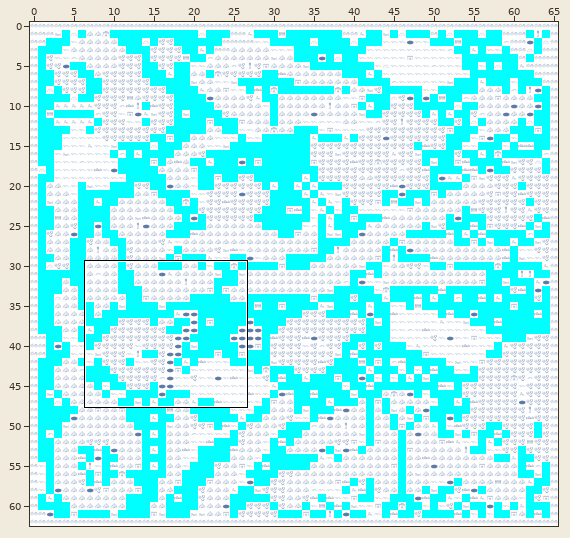
Level history. Tiled map: main/citadel/Resources/lom_map_test.tmx. Above: a wide view before the commit, with the close-up outlined.
Close-up. As it was:
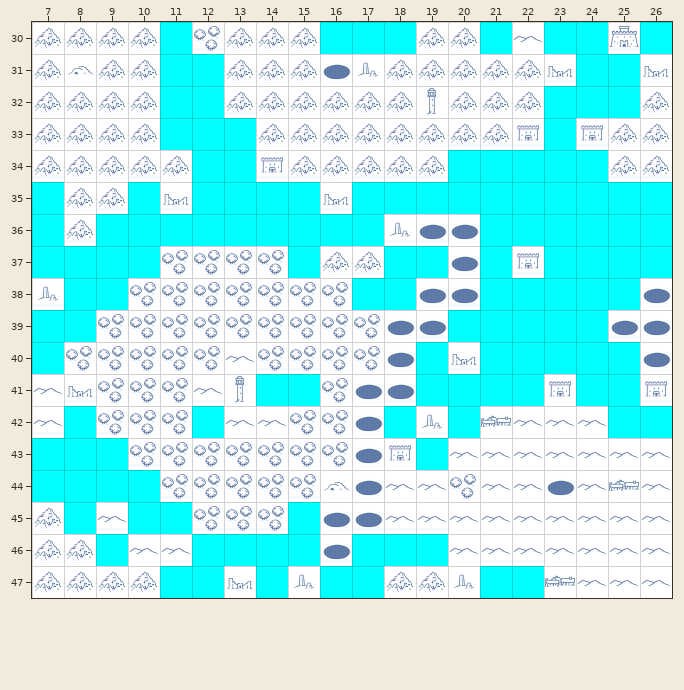
Cells are 64x64 px. Shown: x 7..26, y 30..47. The commit also changed other parts of the map, which this record leaves out.
Now the later version:
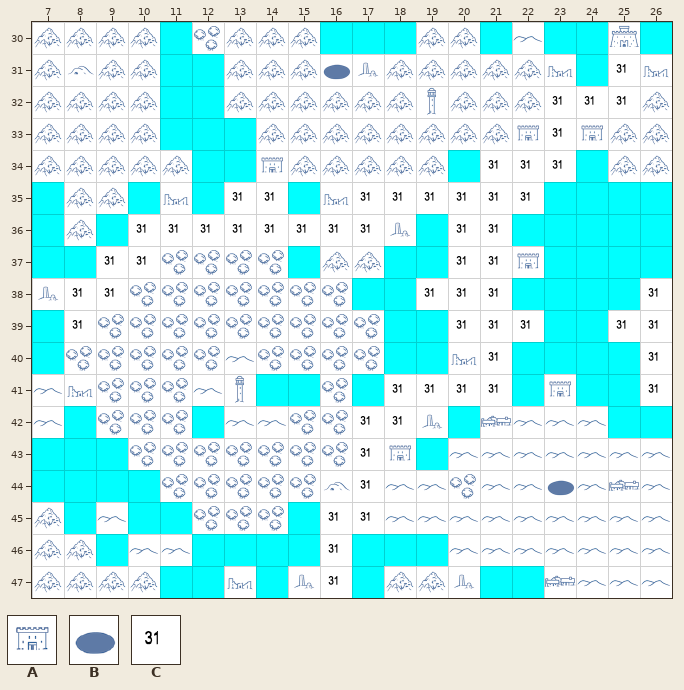
Key: from "terrain": A 6, B 8, C 31.
_ is an empty cell.
What changed:
Layer "Terrain":
The author changed tile A to tile C in row 41 at x 26.
The author changed tile B to tile C in rows 36 to 37 at x 20; in row 38 at x 19 to 20 and 26; in row 39 at x 25 to 26; in row 40 at x 26; in row 41 at x 18; in rows 42 to 44 at x 17.
The author changed tile B to tile C in row 45 at x 16 to 17; in row 46 at x 16.
Tile C now appears in row 31 at x 25; in row 32 at x 23 to 25; in row 33 at x 23; in row 34 at x 21 to 23; in row 35 at x 13 to 14 and 17 to 22; in row 36 at x 10 to 17 and 21.
Tile C now appears in row 37 at x 9 to 10 and 21; in row 38 at x 8 to 9 and 21; in row 39 at x 8 and 20 to 22; in row 40 at x 21; in row 41 at x 19 to 21; in row 42 at x 18.
Tile C now appears in row 47 at x 16.
The edit erases tile B in row 36 at x 19; in row 39 at x 18 to 19; in row 40 at x 18; in row 41 at x 17.
Pixel boxes of the changes (left, top, right, bottom) in both close-ups:
changed: (64, 54, 670, 598)
